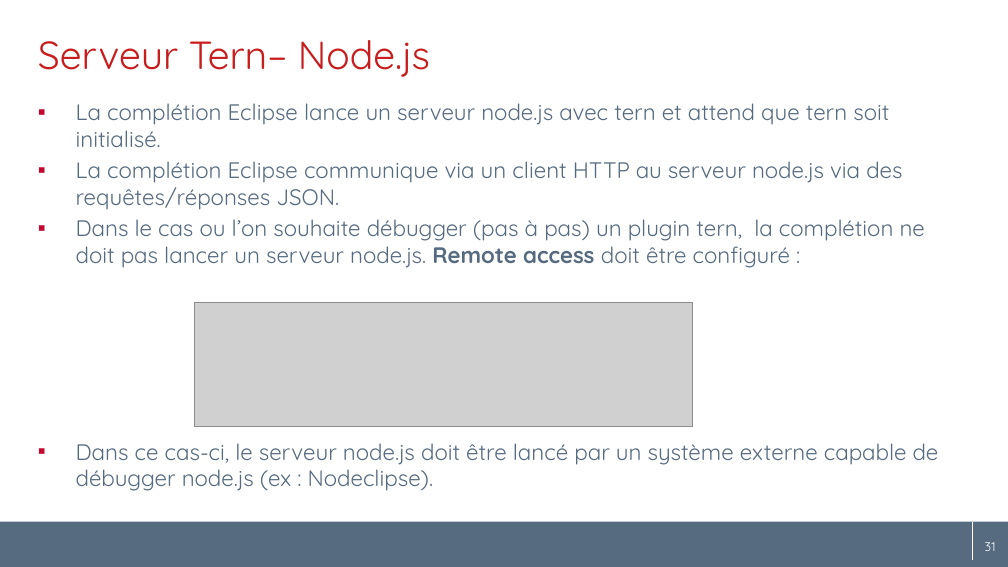
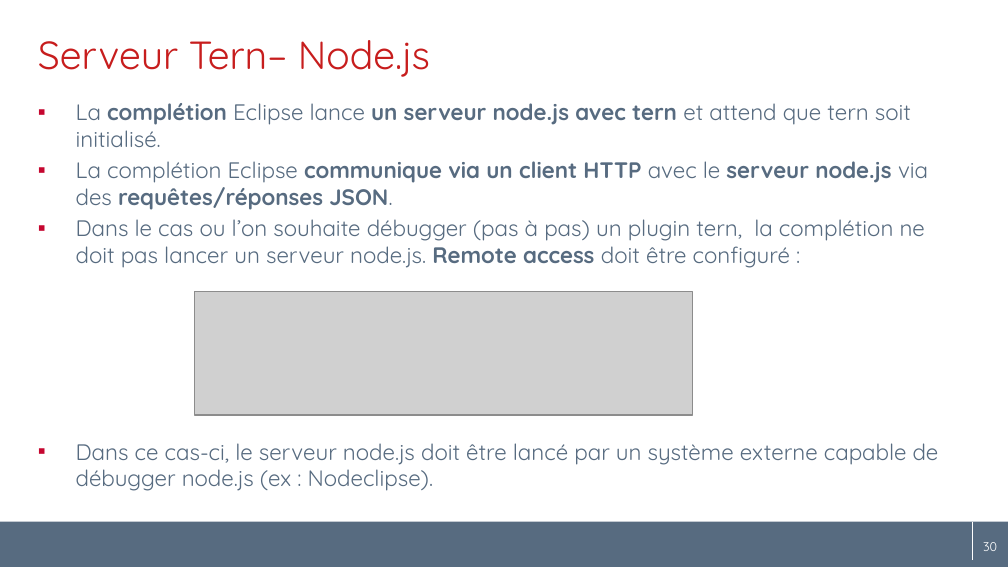
Before and after one commit to angelozerr/tern.java, a slide deck: slide 30 of docs/tern.java_fr.pptx (slide 31 before the commit). Drawn at 1008x567 pixels with LibreOffice and Linux fonts; fonts in the diff are those of the drawing; grey boxes stand for pictures; background and template pictures are left out. Boxes give left, top, right and bottom in pixels: in the first picture for what was removed or moved away, otherwise in the second. Text is boxed around its words. In the diff, an @@ line names an element or a change of style, - is before the commit and + after.

```diff
--- a/docs/tern.java_fr.pptx
+++ b/docs/tern.java_fr.pptx
@@ text at bbox=[76, 103, 911, 147]: bold on in "complétion un serveur node.js avec tern" @@
@@ text at bbox=[76, 161, 928, 210]: text changed; bold on @@
-  ▪ La complétion Eclipse communique via un client HTTP au serveur node.js via des requêtes/réponses JSON.
+  ▪ La complétion Eclipse communique via un client HTTP avec le serveur node.js via des requêtes/réponses JSON.
@@ picture: place and size @@
-picture at bbox=[195, 302, 692, 426]
+picture at bbox=[195, 291, 692, 415]
@@ page number at bbox=[978, 542, 992, 551]: text changed @@
-31
+30
@@ page number at bbox=[983, 542, 997, 551]: text changed @@
-31
+30
```
Also in this commit, not shown: 21 other slides changed, 1 slide removed.
